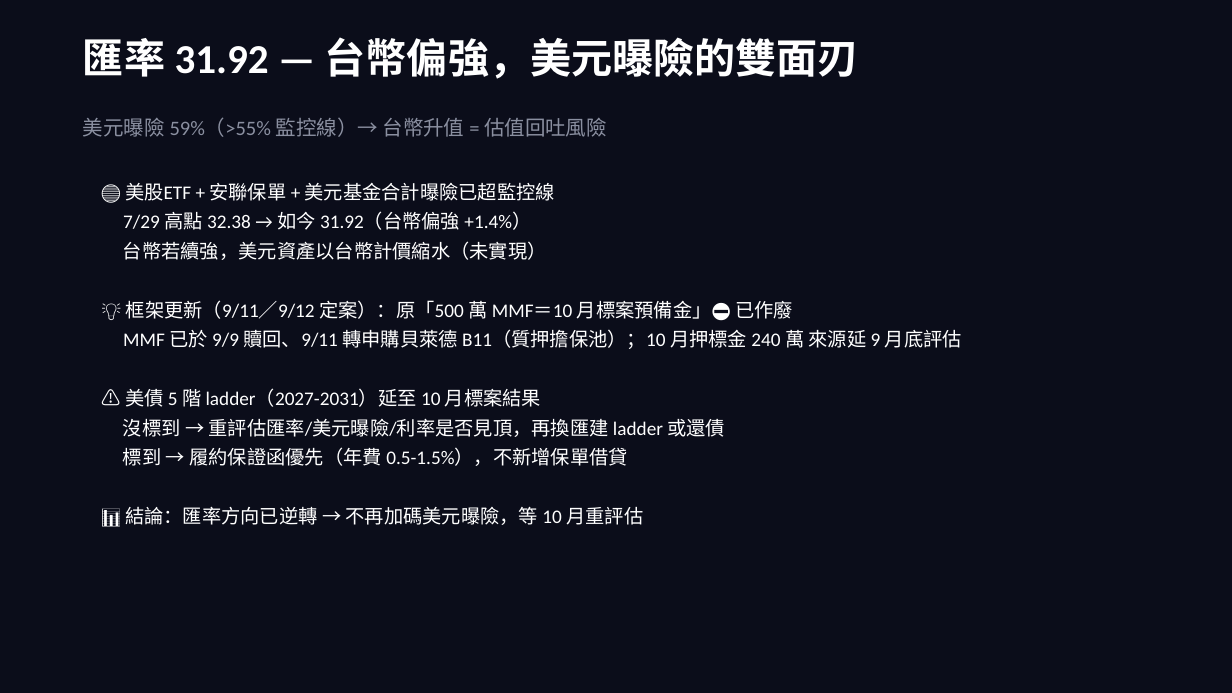
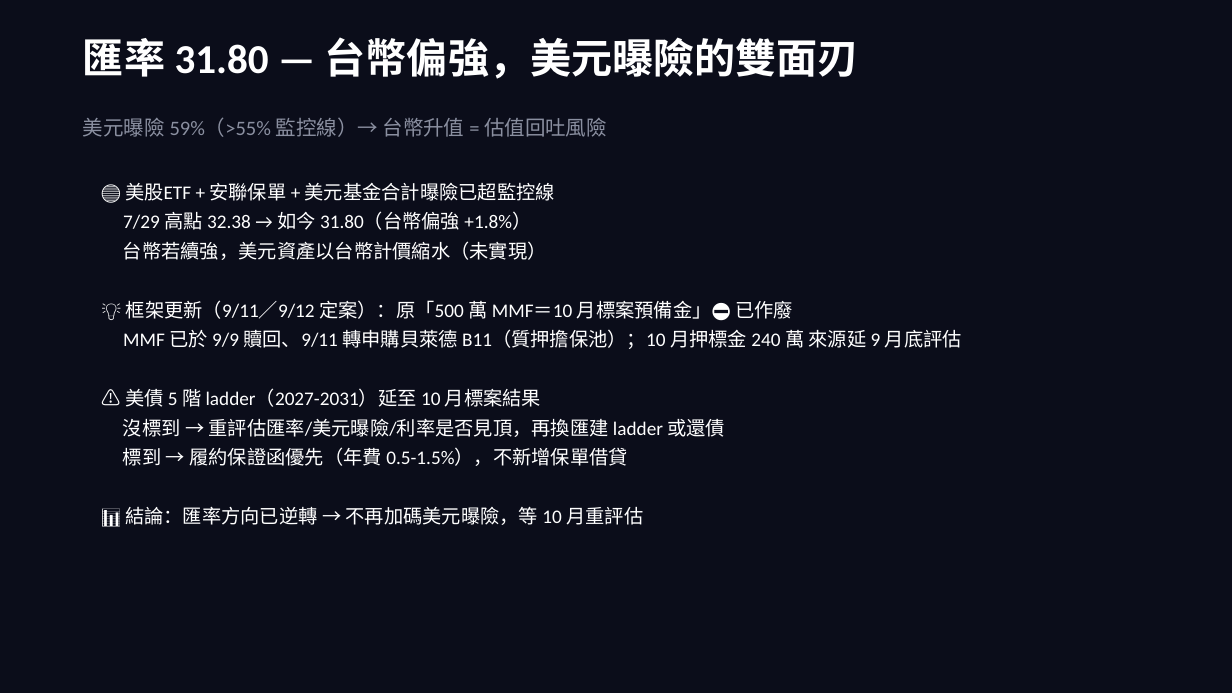
Before and after one commit to b0988321088/longjiu-dashboard-2, a slide deck: slide 3 of grand_pivot_deck.pptx. Drawn at 1232x693 pixels with LibreOffice and Linux fonts; fonts in the diff are those of the drawing. Boxes give left, top, right and bottom in pixels: in the first picture for what was removed or moved away, otherwise in the second. Text is boxed around its words. In the diff, an @@ line names an element or a change of style, - is before the commit and + after.

```diff
--- a/grand_pivot_deck.pptx
+++ b/grand_pivot_deck.pptx
@@ text at box(83, 37, 859, 79): text changed @@
-匯率 31.92 — 台幣偏強，美元曝險的雙面刃
+匯率 31.80 — 台幣偏強，美元曝險的雙面刃
@@ text at box(123, 212, 531, 230): text changed @@
-7/29 高點 32.38 → 如今 31.92（台幣偏強 +1.4%）
+7/29 高點 32.38 → 如今 31.80（台幣偏強 +1.8%）
```
Also in this commit, not shown: 7 other slides changed, 19 other files.
